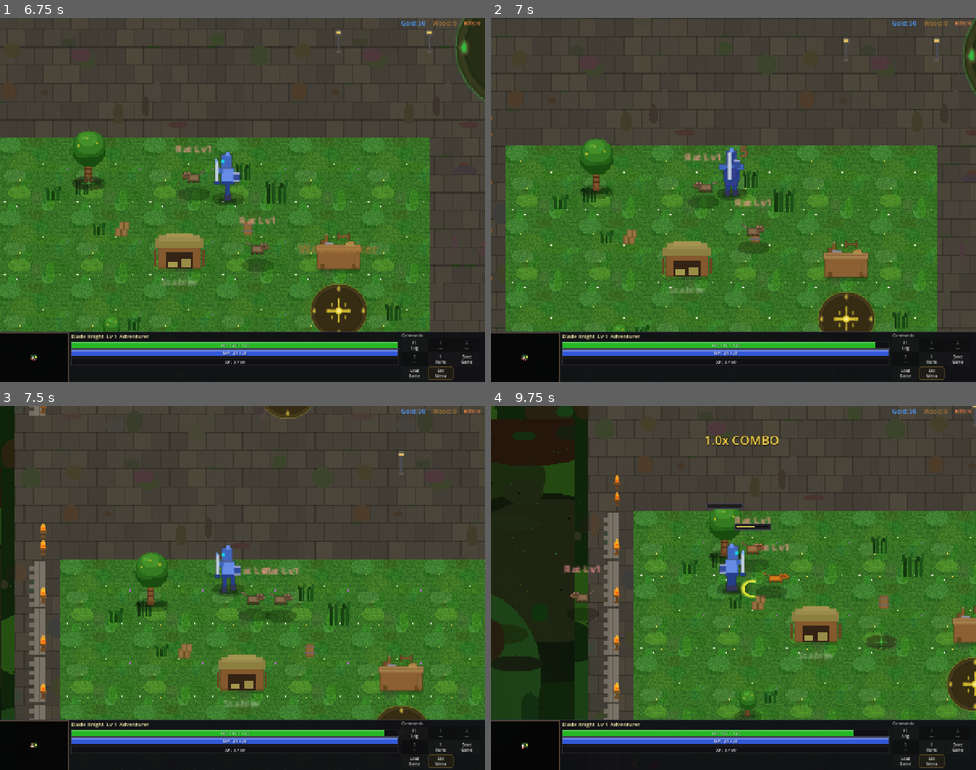
Above: before the commit, frames 1-4 (two rows, left to right).
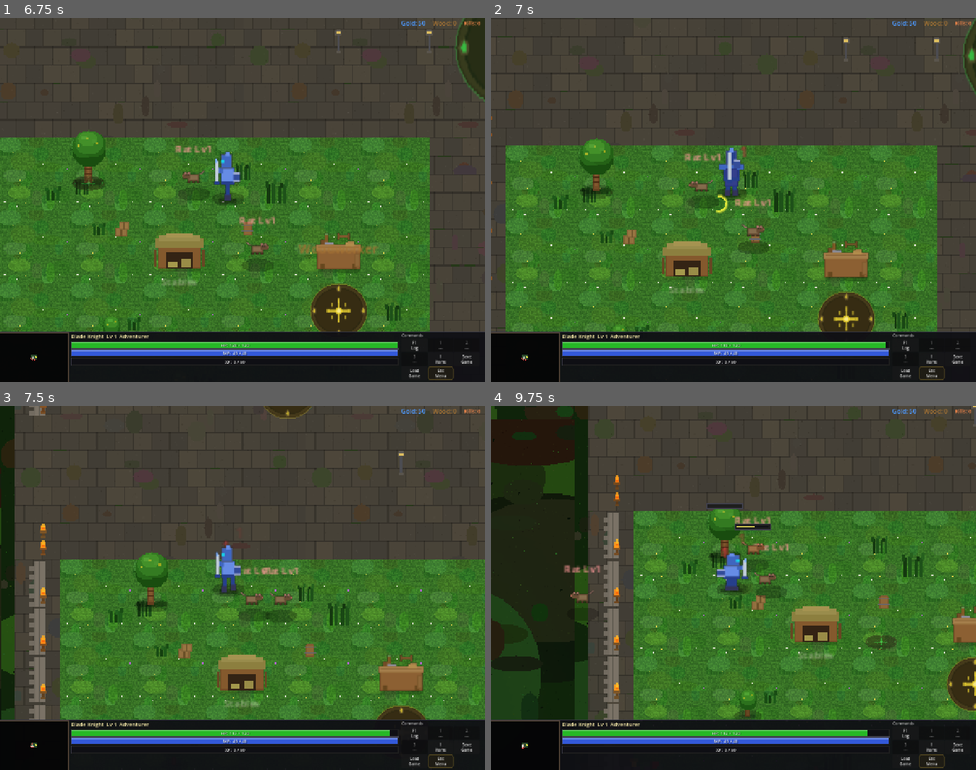
Above: after the commit, the same moments.

Repository: slxny/legends-open-rpg
Game: Godot game, scene res://scenes/main.tscn
Two runs of this game, one before a commit and one after it. Both use one fixed random seed, a clock stepped at 60 frames per second and the inputs below.
Inputs (mouse positions are in pixels of both pictures, inside the frame that each line leads up to):
- Up to frame 1 (6.75 s): tap Enter at 0.5 s; move the mouse to (349, 181) at 0.52 s; hold D (move_right) 0.53-1.25 s; hold Space (attack) 0.53-1.25 s; click (349, 181) at 0.67 s; tap Shift (dodge) every 1.5 s from 0.8 to 5.3 s; drag from (145, 218) to (218, 272) at 1.27 s; move the mouse to (33, 356) at 2.02 s; hold D (move_right) 2.03-2.75 s; hold Q (ability_1) 2.03-2.75 s; click (33, 356) at 2.17 s; drag from (218, 272) to (451, 94) at 2.77 s; move the mouse to (388, 254) at 3.52 s; hold A (move_left) 3.53-4.25 s; hold Space (attack) 3.53-4.25 s; drag from (97, 145) to (431, 360) at 4.27 s; move the mouse to (266, 200) at 5.02 s; hold S (move_down) 5.03-5.75 s; tap F (interact) at 5.1 s; click (266, 200) at 5.17 s; drag from (4, 254) to (242, 221) at 5.77 s; drag from (48, 178) to (291, 119) at 6.52 s
- Up to frame 2 (7 s): no input
- Up to frame 3 (7.5 s): drag from (140, 755) to (363, 726) at 7.27 s
- Up to frame 4 (9.75 s): move the mouse to (772, 588) at 8.02 s; hold S (move_down) 8.03-8.75 s; hold Space (attack) 8.03-8.75 s; click (772, 588) at 8.17 s; tap Shift (dodge) at 8.3 s; drag from (500, 584) to (733, 588) at 8.77 s; move the mouse to (879, 642) at 9.52 s; hold W (move_up) from 9.53 s (still down); hold Q (ability_1) from 9.53 s (still down); click (879, 642) at 9.67 s

Frame 1 is identical in both runs. In frame 2, 0.2% of the frame differs, in the area x 40-82%, y 35-91%; in frame 3, less than 0.1%; in frame 4, 0.9%, in the area x 44-78%, y 8-91%.

Commit message:
v0.86.4: Combat overhaul — Phase 3.4 per-enemy attack PATTERNS
Rats do triple-stab combos. Trolls/ogres/golems do radial ground
slams. Each pattern demands a different player response.

RAT TRIPLE-STAB:
- 3 quick stabs per attack cycle, ~60% damage each (~180% total)
- 0.22s gap between stabs (very short)
- Long 1.4x recovery after combo completes
- Dodge once cleanly to escape all three; mistime and you eat ~180%

TROLL / OGRE / ANCIENT_GOLEM GROUND SLAM:
- Large yellow CIRCLE telegraph around enemy showing slam radius
- 95px radial AoE damages anyone inside regardless of facing
- 1.5x base damage per hit
- 1.5x attack cooldown recovery — huge punish window if you survive
- Players must MOVE AWAY, directional dodge alone won't save them

OTHER ENEMIES: keep standard pattern + their per-tier wind-up times.

- enemy.gd: _get_attack_pattern() per-sprite_type returns
  &standard / &triple_stab / &slam. _process_attack forks on pattern.
- _resolve_stab_strike: tracks _stabs_remaining (3→2→1→reset);
  short _attack_timer between hits; full recovery on combo end.
- _resolve_slam_strike: spawns expanding ring + damages all in 95px
  radius. _spawn_slam_telegraph replaces directional arc with a
  circle scaled to slam radius. _clear_slam_telegraph + paths into
  _end / _cancel windup.
- Token costs / vulnerability windows / wind-up severity colors all
  still apply on top.

Smoke: relaxed dodge perfect-window timing check 0.12s → 0.18s so
headless timing variance doesn't false-flag.

Headless: smoke all PASS, parse clean. Grep guard CLEAN.

Co-Authored-By: Claude Opus 4.7 (1M context) <noreply@anthropic.com>

Diff:
--- a/scenes/enemies/enemy.gd
+++ b/scenes/enemies/enemy.gd
@@ -127,6 +127,20 @@
 
 func _is_in_vulnerability_window() -> bool:
 	return _vulnerable_until_usec > 0 and Time.get_ticks_usec() < _vulnerable_until_usec
+
+# Phase 3.4 — per-enemy attack PATTERNS.
+#   "standard"    — single strike (default)
+#   "triple_stab" — rat: 3 quick stabs, lower damage each
+#   "slam"        — troll/ogre/golem: radial AoE around enemy
+var _stabs_remaining: int = 0
+var _slam_telegraph: Sprite2D = null
+
+func _get_attack_pattern() -> StringName:
+	if sprite_type == "rat":
+		return &"triple_stab"
+	if sprite_type == "troll" or sprite_type == "ogre" or sprite_type == "ancient_golem":
+		return &"slam"
+	return &"standard"
 
 # Phase 3.3 — global ATTACK COORDINATOR (danger budget).
 # Limits how many enemies can be in attack wind-up at any time so groups
@@ -758,8 +772,21 @@
 			# telegraph (medium enemies too, briefer). Punish window opens.
 			_trigger_vulnerability_window(&"whiff")
 			return
-		if dist_sq <= hit_range_sq and target.has_method("take_damage"):
-			# Roll for special attack (15% chance, type-specific)
+		if target.has_method("take_damage"):
+			var pattern: StringName = _get_attack_pattern()
+			# SLAM: radial AoE around enemy regardless of facing. Damages
+			# anyone within slam_radius. Big telegraph already shown.
+			if pattern == &"slam":
+				_resolve_slam_strike(dist_sq <= hit_range_sq)
+				return
+			# Skip non-slam if out of range — already handled above as whiff.
+			if dist_sq > hit_range_sq:
+				return
+			# TRIPLE STAB: 3 quick hits per attack cycle, lower per-hit damage.
+			if pattern == &"triple_stab":
+				_resolve_stab_strike()
+				return
+			# STANDARD: one strike + 15% special chance.
 			var is_special = randf() < 0.15
 			var dmg_mult = 1.0
 			if is_special:
@@ -768,8 +795,6 @@
 			var result = CombatManager.calculate_damage(get_stats_dict(), target.get_stats_dict(), dmg_mult)
 			target.take_damage(result["damage"], result["is_crit"])
 			_do_attack_lunge(is_special)
-			if sprite_type == "rat" and randf() < 0.3:
-				_try_rat_squeal()
 			# Rare effect proc
 			if _effect_chance > 0.0 and randf() < _effect_chance:
 				_apply_effect_to_target(target)
@@ -3513,9 +3538,13 @@
 	_windup_tween.tween_property(sprite, "scale", squash, windup * 0.75)
 	_windup_tween.tween_property(sprite, "modulate", sprite_tint, windup * 0.6)
 	_windup_tween.tween_property(sprite, "position", back_dir * lean_dist, windup * 0.8)
-	# Floor arc telegraph pointing toward target, colored by severity.
+	# Floor telegraph. Slam pattern uses a radial circle; others use the
+	# directional arc.
 	if is_instance_valid(target):
-		_spawn_telegraph_arc(target.global_position)
+		if _get_attack_pattern() == &"slam":
+			_spawn_slam_telegraph()
+		else:
+			_spawn_telegraph_arc(target.global_position)
 
 
 # Striking phase: snap forward, normal colour. _end_attack_windup runs
@@ -3530,6 +3559,7 @@
 	t.tween_property(sprite, "modulate", Color.WHITE, 0.10)
 	t.tween_property(sprite, "position", Vector2.ZERO, 0.09)
 	_clear_telegraph_arc()
+	_clear_slam_telegraph()
 
 
 # Cancel: restore the sprite immediately (no strike happens).
@@ -3541,6 +3571,7 @@
 		sprite.modulate = Color.WHITE
 		sprite.position = Vector2.ZERO
 	_clear_telegraph_arc()
+	_clear_slam_telegraph()
 
 
 func _spawn_telegraph_arc(toward_pos: Vector2) -> void:
@@ -3611,6 +3642,95 @@
 			owner_ref._clear_vulnerability_window())
 
 
+# Phase 3.4 — TRIPLE STAB. Rat fires 3 quick stabs per attack cycle.
+# Each stab does ~60% of normal damage, total ~180%. Between stabs the
+# windup is very short so the player needs to dodge once but cleanly.
+const _STAB_TOTAL: int = 3
+const _STAB_DAMAGE_MULT: float = 0.60
+const _STAB_GAP_SEC: float = 0.22
+func _resolve_stab_strike() -> void:
+	if _stabs_remaining <= 0:
+		_stabs_remaining = _STAB_TOTAL
+	# Deal damage.
+	var result = CombatManager.calculate_damage(get_stats_dict(), target.get_stats_dict(), _STAB_DAMAGE_MULT)
+	target.take_damage(result["damage"], result["is_crit"])
+	_do_attack_lunge(false)
+	if randf() < 0.3:
+		_try_rat_squeal()
+	_stabs_remaining -= 1
+	if _stabs_remaining > 0:
+		# Schedule next stab quickly — shorter wind-up, no token re-reserve.
+		_attack_timer = _STAB_GAP_SEC
+	else:
+		# Full combo recovery.
+		_attack_timer = attack_cooldown * 1.4
+
+
+# Phase 3.4 — SLAM. Troll/ogre fires a radial AoE that hits anyone in
+# slam_radius regardless of facing. The telegraph is a big yellow circle
+# on the ground around the enemy. Players must MOVE AWAY, not just dodge
+# the direction. Heavy damage but slow recovery.
+const _SLAM_RADIUS: float = 95.0
+const _SLAM_DAMAGE_MULT: float = 1.5
+func _resolve_slam_strike(_target_in_range: bool) -> void:
+	_clear_slam_telegraph()
+	# Visual: large white-orange impact ring.
+	var world := _get_world_node()
+	var ring_tex = SpriteGenerator.get_texture("ring_flash")
+	if ring_tex == null:
+		ring_tex = SpriteGenerator.get_texture("crystal_white")
+	if ring_tex != null:
+		var ring := Sprite2D.new()
+		ring.texture = ring_tex
+		ring.texture_filter = CanvasItem.TEXTURE_FILTER_NEAREST
+		ring.global_position = global_position
+		ring.modulate = Color(1.7, 0.7, 0.2, 0.95)
+		ring.scale = Vector2(0.6, 0.6)
+		ring.z_index = -1
+		world.add_child(ring)
+		var t := ring.create_tween()
+		t.set_parallel(true)
+		t.tween_property(ring, "scale", Vector2(_SLAM_RADIUS / 16.0, _SLAM_RADIUS / 16.0), 0.30).set_trans(Tween.TRANS_QUAD).set_ease(Tween.EASE_OUT)
+		t.tween_property(ring, "modulate:a", 0.0, 0.40).set_trans(Tween.TRANS_QUAD).set_ease(Tween.EASE_IN)
+		t.set_parallel(false)
+		t.tween_callback(ring.queue_free)
+	# Damage anyone within radius.
+	var slam_radius_sq: float = _SLAM_RADIUS * _SLAM_RADIUS
+	if is_instance_valid(target) and target.has_method("take_damage"):
+		if global_position.distance_squared_to(target.global_position) <= slam_radius_sq:
+			var result = CombatManager.calculate_damage(get_stats_dict(), target.get_stats_dict(), _SLAM_DAMAGE_MULT)
+			target.take_damage(result["damage"], result["is_crit"])
+	_do_attack_lunge(true)
+	_attack_timer = attack_cooldown * 1.5  # Longer recovery after slam.
+
+
+func _spawn_slam_telegraph() -> void:
+	_clear_slam_telegraph()
+	var tex = SpriteGenerator.get_texture("ring_flash")
+	if tex == null:
+		tex = SpriteGenerator.get_texture("crystal_white")
+	if tex == null:
+		return
+	_slam_telegraph = Sprite2D.new()
+	_slam_telegraph.texture = tex
+	_slam_telegraph.texture_filter = CanvasItem.TEXTURE_FILTER_NEAREST
+	_slam_telegraph.global_position = global_position
+	# Big circle indicating the slam radius.
+	_slam_telegraph.scale = Vector2(_SLAM_RADIUS / 24.0, _SLAM_RADIUS / 24.0)
+	_slam_telegraph.modulate = Color(1.6, 0.6, 0.15, 0.4)
+	_slam_telegraph.z_index = -2
+	_get_world_node().add_child(_slam_telegraph)
+	var windup: float = _get_windup_sec()
+	var t := _slam_telegraph.create_tween()
+	t.tween_property(_slam_telegraph, "modulate:a", 0.85, windup * 0.8).set_trans(Tween.TRANS_QUAD).set_ease(Tween.EASE_IN)
+
+
+func _clear_slam_telegraph() -> void:
+	if _slam_telegraph != null and is_instance_valid(_slam_telegraph):
+		_slam_telegraph.queue_free()
+	_slam_telegraph = null
+
+
 func _clear_vulnerability_window() -> void:
 	_vulnerable_until_usec = 0
 	if _vulnerability_glow_tween != null and _vulnerability_glow_tween.is_valid():
--- a/scenes/ui/changelog_dialog.gd
+++ b/scenes/ui/changelog_dialog.gd
@@ -9,9 +9,23 @@
 var _is_visible: bool = false
 var _is_mobile: bool = false
 
-const GAME_VERSION := "v0.86.3"
+const GAME_VERSION := "v0.86.4"
 
 const CHANGELOG: Array[Dictionary] = [
+	{
+		"version": "v0.86.4",
+		"title": "Combat overhaul — Phase 3.4 per-enemy attack PATTERNS (rat triple-stab, troll/ogre ground slam)",
+		"date": "2026-06-15",
+		"entries": [
+			"ENEMIES NOW HAVE DISTINCT ATTACK PATTERNS, not just different windup times. Each pattern demands a different player response.",
+			"RAT TRIPLE-STAB: 3 quick stabs per attack cycle, ~60% damage each (~180% total). Short 0.22 s gap between stabs. Dodge once cleanly and you escape all three; mistime it and a rat does serious damage in close.",
+			"TROLL / OGRE / ANCIENT_GOLEM GROUND SLAM: instead of a directional arc telegraph, a large yellow CIRCLE appears around the enemy showing the slam radius (95 px). When the slam lands, anyone inside that circle takes 150% damage regardless of facing — directional dodge alone won't save you. You have to MOVE AWAY.",
+			"Slam recovery is 1.5× attack cooldown so the punish window is huge if you survive. Combined with 3.5 vulnerability, whiffing a slam leaves a troll exposed for 850 ms.",
+			"Other enemies (skeleton/goblin/bandit/wolf/etc.) keep the standard pattern but with their per-tier windup times from 3.1.",
+			"Internal: _get_attack_pattern() per-sprite_type returns &standard / &triple_stab / &slam. _process_attack forks on pattern. _resolve_stab_strike tracks _stabs_remaining (3→2→1→reset) with short _attack_timer between hits. _resolve_slam_strike spawns expanding ring + damages all in 95px radius regardless of facing. _spawn_slam_telegraph replaces the directional arc with a circle scaled to slam radius. Token costs / vulnerability windows / wind-up severity colors all still apply.",
+			"Smoke: relaxed the dodge perfect-window timing check (0.18s wait instead of 0.12s) so headless timing variance doesn't false-flag.",
+		]
+	},
 	{
 		"version": "v0.86.3",
 		"title": "Combat overhaul — Phase 3.5 vulnerability windows (whiff punish / interrupt punish)",
--- a/tests/smoke/combat_smoke.gd
+++ b/tests/smoke/combat_smoke.gd
@@ -686,8 +686,10 @@
 	_check("perfect_dodge_executed fired (hit was within perfect window)", perfect_fired[0])
 
 	# Wait past perfect window but inside iframes.
-	await get_tree().create_timer(0.12).timeout
-	_check("perfect window false after 120ms", not dc.is_perfect_window())
+	# (Headless tween/timer can run slow — use a generous wait so the
+	# 80 ms perfect window is well behind us.)
+	await get_tree().create_timer(0.18).timeout
+	_check("perfect window false after wait", not dc.is_perfect_window())
 	# Hit during normal iframes still absorbed but no new perfect.
 	var perf_was = perfect_fired[0]
 	dc.on_incoming_hit(&"enemy_swing")
